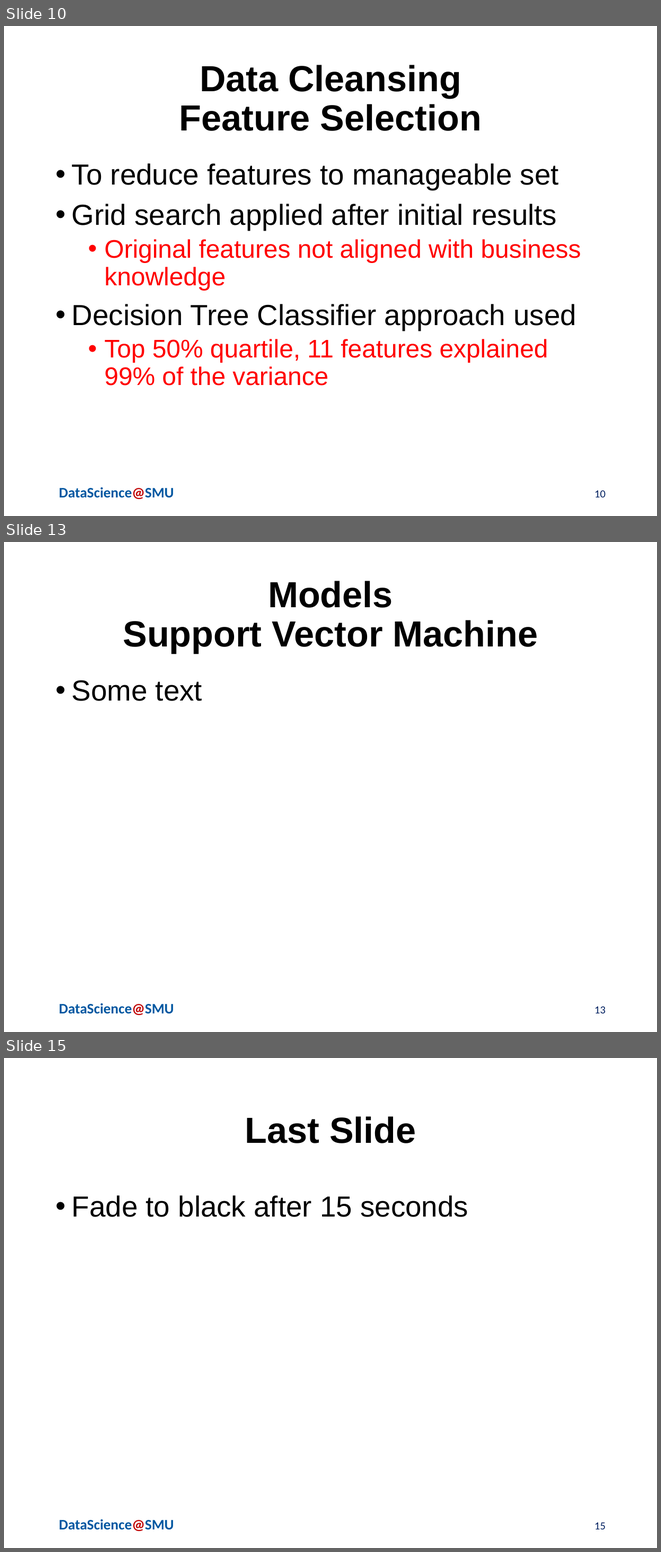
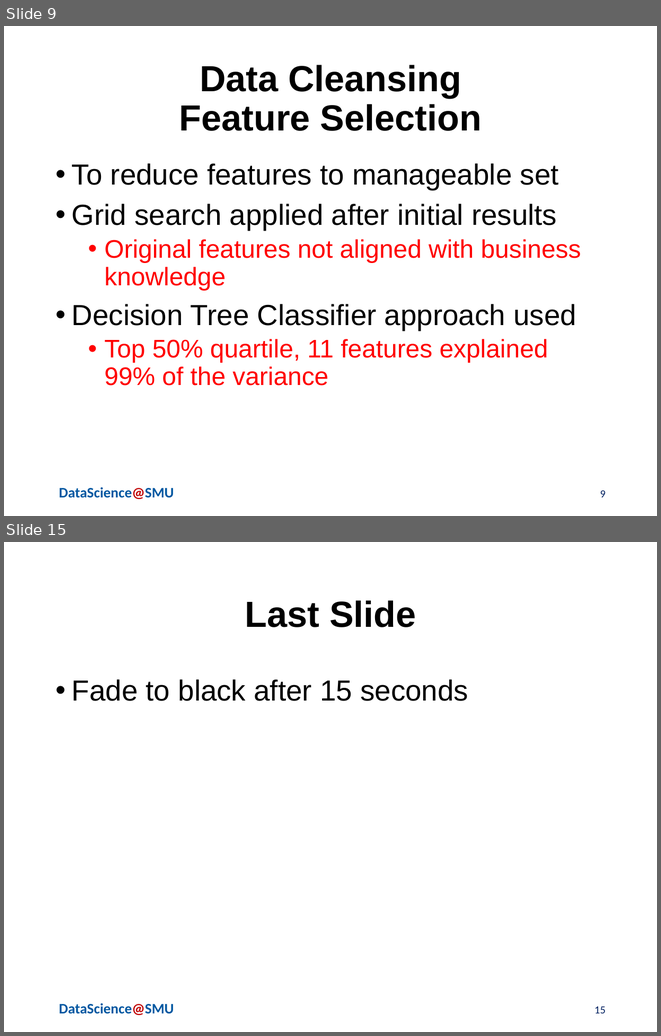
Before and after one commit to jvasquezDC/CapstoneA, a slide deck: LightningPresentation/Serna_Vasquez_Lightning_v1.pptx. Shown one above the other, each under a label of ours: slides 10, 13 and 15 before the commit, slides 9 and 15 after it; the slides between them are not shown. The pictures are 661x1552 and 661x1036 pixels, drawn with LibreOffice and Linux fonts; fonts in the diff are those of the drawing; background and template pictures are left out. Boxes give left, top, right and bottom in pixels: in the first picture for what was removed or moved away, otherwise in the second. Text is boxed around its words. In the diff, an @@ line names an element or a change of style, - is before the commit and + after.

```diff
--- a/LightningPresentation/Serna_Vasquez_Lightning_v1.pptx
+++ b/LightningPresentation/Serna_Vasquez_Lightning_v1.pptx
@@ slide 13 removed at [4, 542, 657, 1032], background #FFFFFF; not listed: 1 template element that a slide beside it also shows @@
@@ title removed at [123, 581, 538, 653] @@
-Models
-Support Vector Machine
@@ text removed at [72, 680, 202, 701] @@
-• Some text
@@ page number removed at [594, 1006, 606, 1013] @@
-13
@@ what was slide 10 is now slide 9 @@
@@ page number at [600, 490, 606, 497]: text changed @@
-10
+9
```
Also in this commit, not shown: 1 slide changed, 4 slides added, 3 other slides removed, 1 other file.
